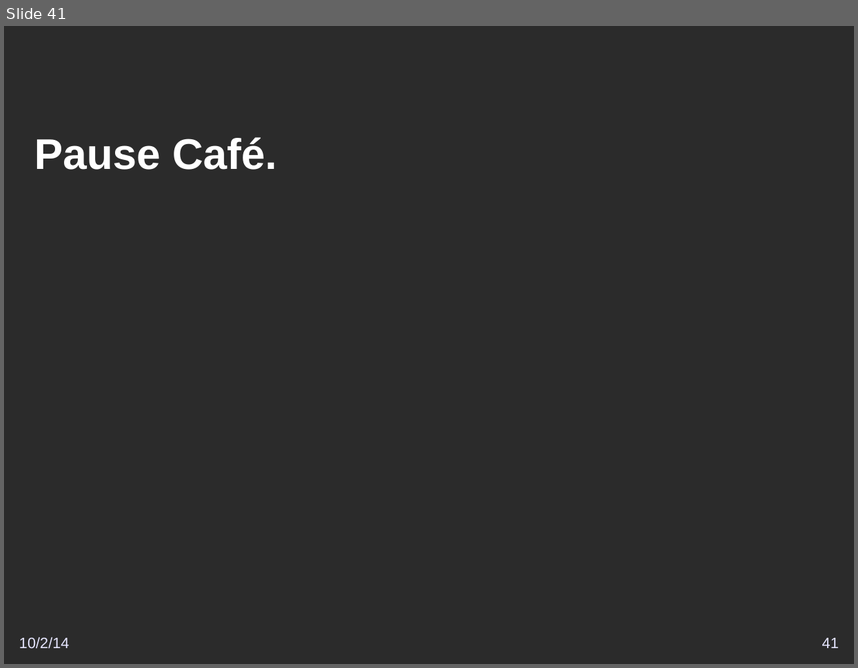
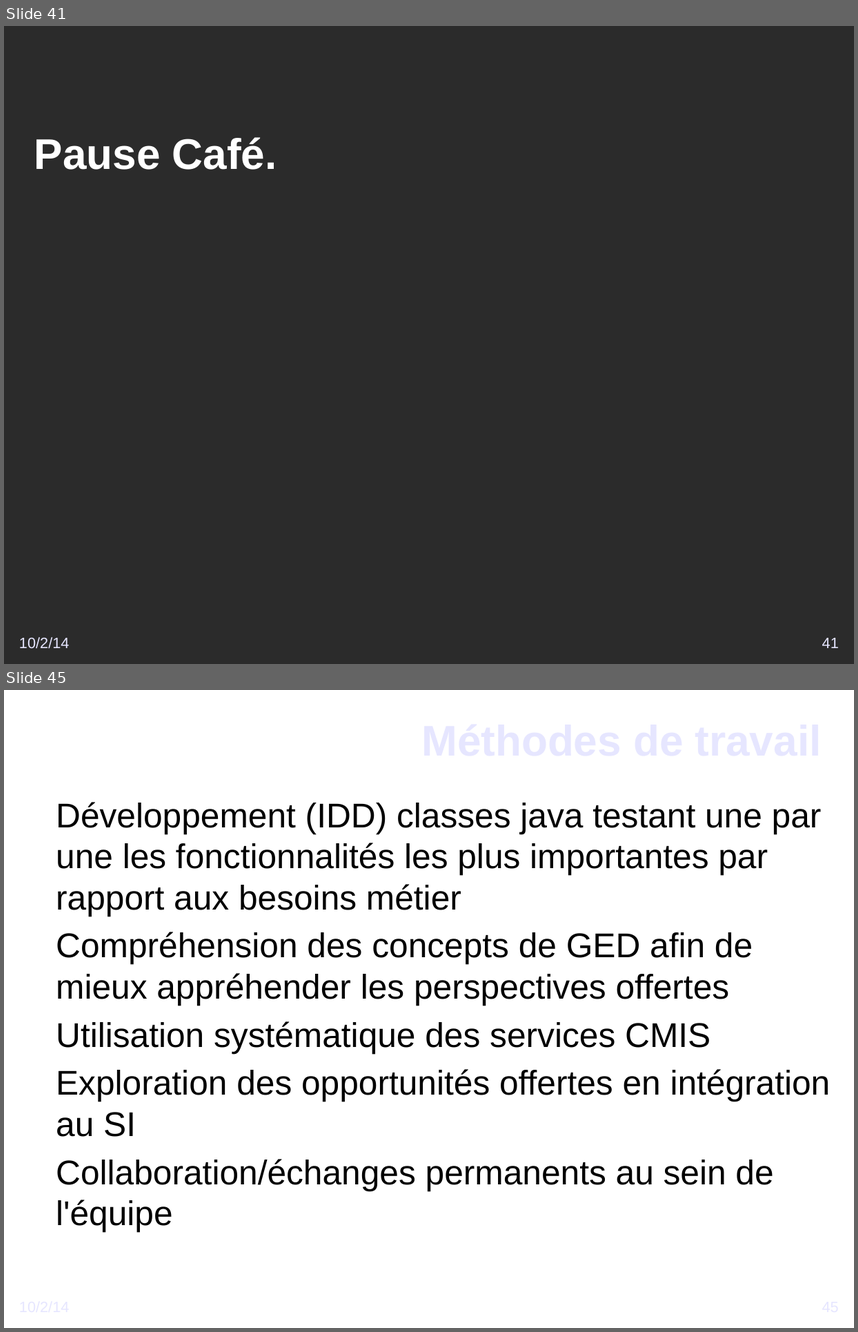
Before and after one commit to DSI-Ville-Noumea/sirh-kiosque-j2ee-old, a slide deck: src/site/resources/Vers_un_Kiosque_RH_J2EE.odp. Shown one above the other, each under a label of ours: slide 41 before the commit, slides 41 and 45 after it; the slides between them are not shown. The pictures are 858x668 and 858x1332 pixels, drawn with LibreOffice and Linux fonts; fonts in the diff are those of the drawing; background and template pictures are left out; a plain dark background stands for a picture behind light text. Boxes give left, top, right and bottom in pixels: in the first picture for what was removed or moved away, otherwise in the second. Text is boxed around its words. In the diff, an @@ line names an element or a change of style, - is before the commit and + after.

```diff
--- a/src/site/resources/Vers_un_Kiosque_RH_J2EE.odp
+++ b/src/site/resources/Vers_un_Kiosque_RH_J2EE.odp
@@ slide 45 added at <box>4,690,854,1328</box>, background picture (left out) @@
@@ title added at <box>9,696,822,782</box>, 40 pt, text #E6E6FF, bold @@
+Méthodes de travail
@@ text added at <box>56,802,831,1232</box>, 32 pt, text #000000 @@
+● Développement (IDD) classes java testant une par une les fonctionnalités les plus importantes par rapport aux besoins métier
+● Compréhension des concepts de GED afin de mieux appréhender les perspectives offertes
+● Utilisation systématique des services CMIS
+● Exploration des opportunités offertes en intégration au SI
+● Collaboration/échanges permanents au sein de l'équipe
@@ text added at <box>19,1297,294,1327</box>, 14 pt, text #E6E6FF @@
+10/2/14
@@ page number added at <box>641,1297,840,1327</box>, 14 pt, text #E6E6FF @@
+45
```
Also in this commit, not shown: 2 slides changed, 7 other slides added.
